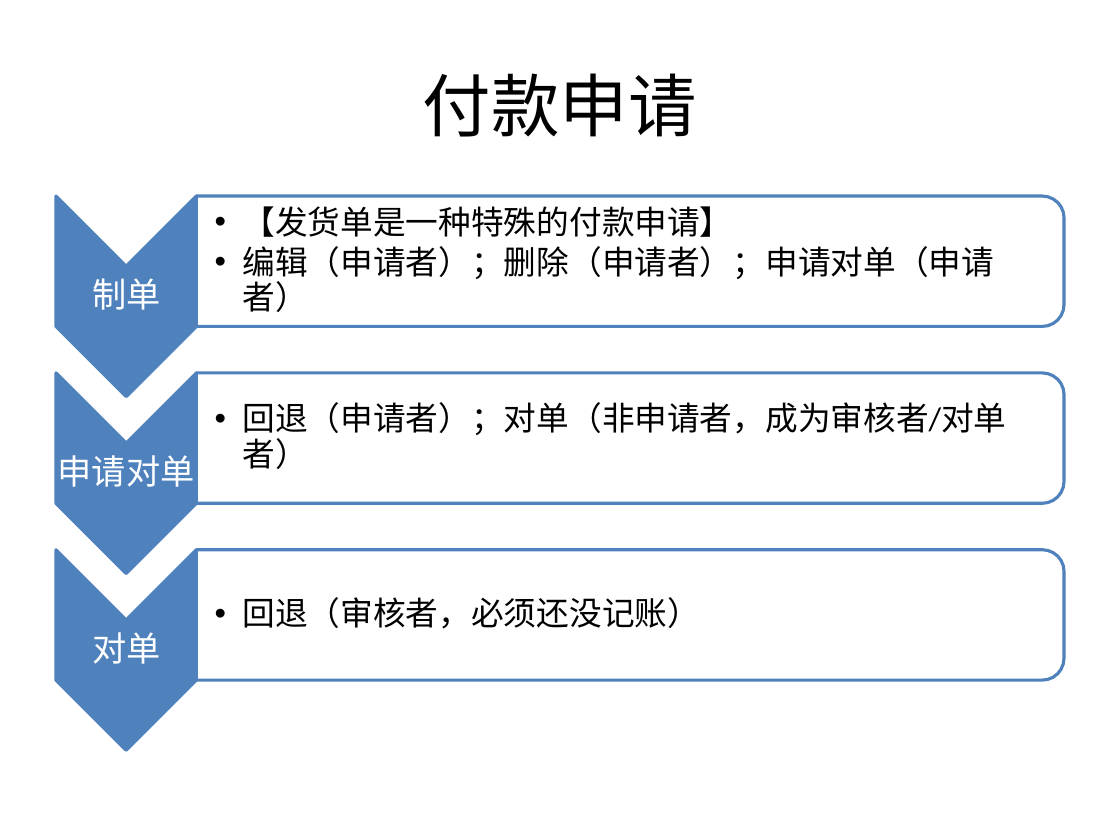
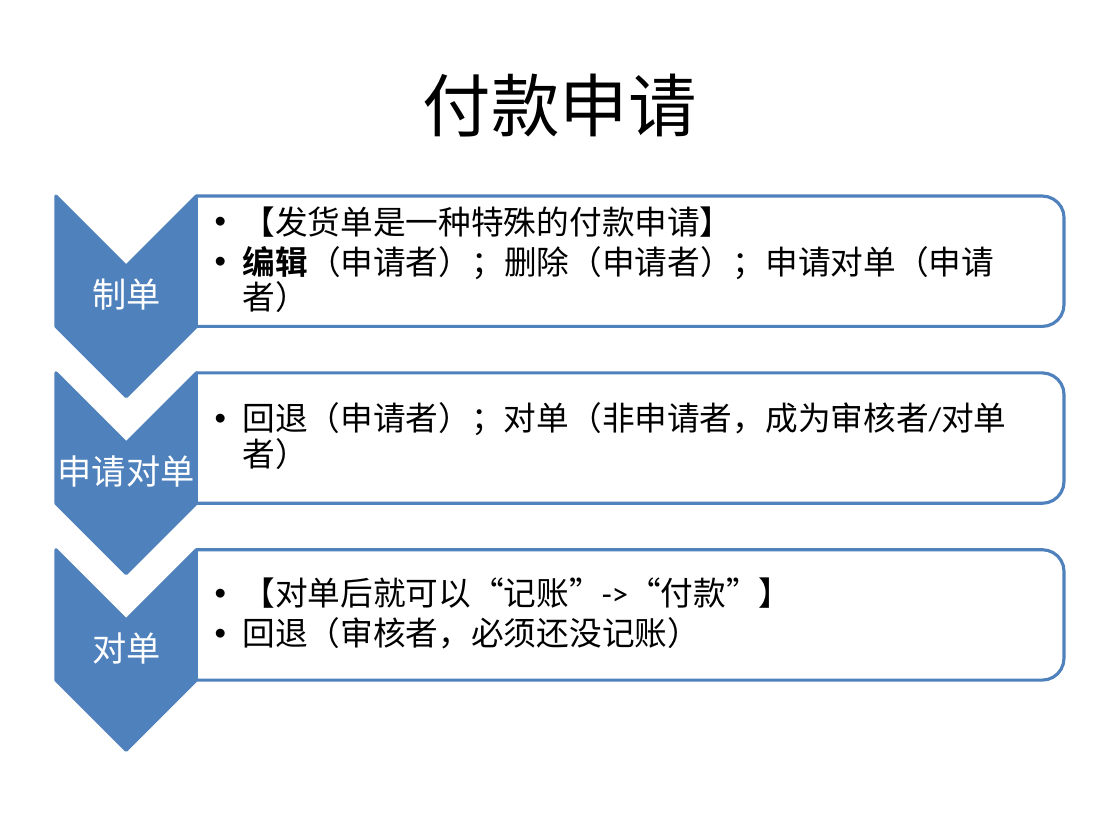
Before and after one commit to yuanly/oa, a slide deck: slide 7 of doc/伍泰OA流程说明.pptx. Drawn at 1120x840 pixels with LibreOffice and Linux fonts; fonts in the diff are those of the drawing. Boxes give left, top, right and bottom in pixels: in the first picture for what was removed or moved away, otherwise in the second. Text is boxed around its words. In the diff, an @@ line names an element or a change of style, - is before the commit and + after.

```diff
--- a/doc/伍泰OA流程说明.pptx
+++ b/doc/伍泰OA流程说明.pptx
@@ text at <box>243,246,994,312</box>: bold on in "编辑（申请者）；删除（申请者）；申请对单（申请者）" @@
@@ text at <box>243,577,792,608</box>: paragraph added @@
+  •• 【对单后就可以“记账”->“付款”】
```
Also in this commit, not shown: 7 other slides changed, 6 other files.
